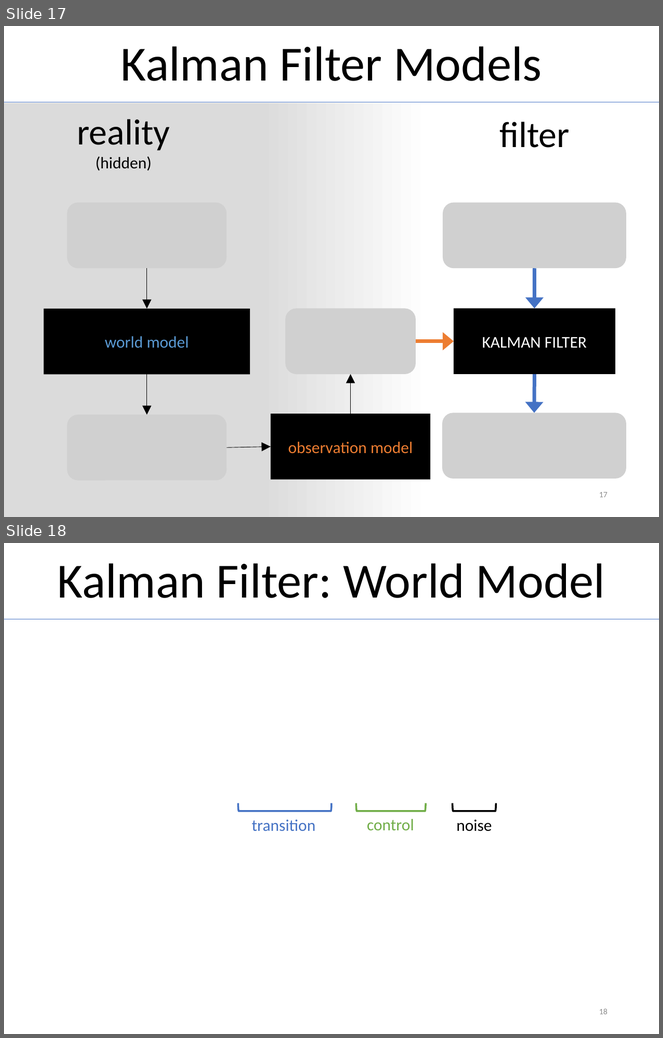
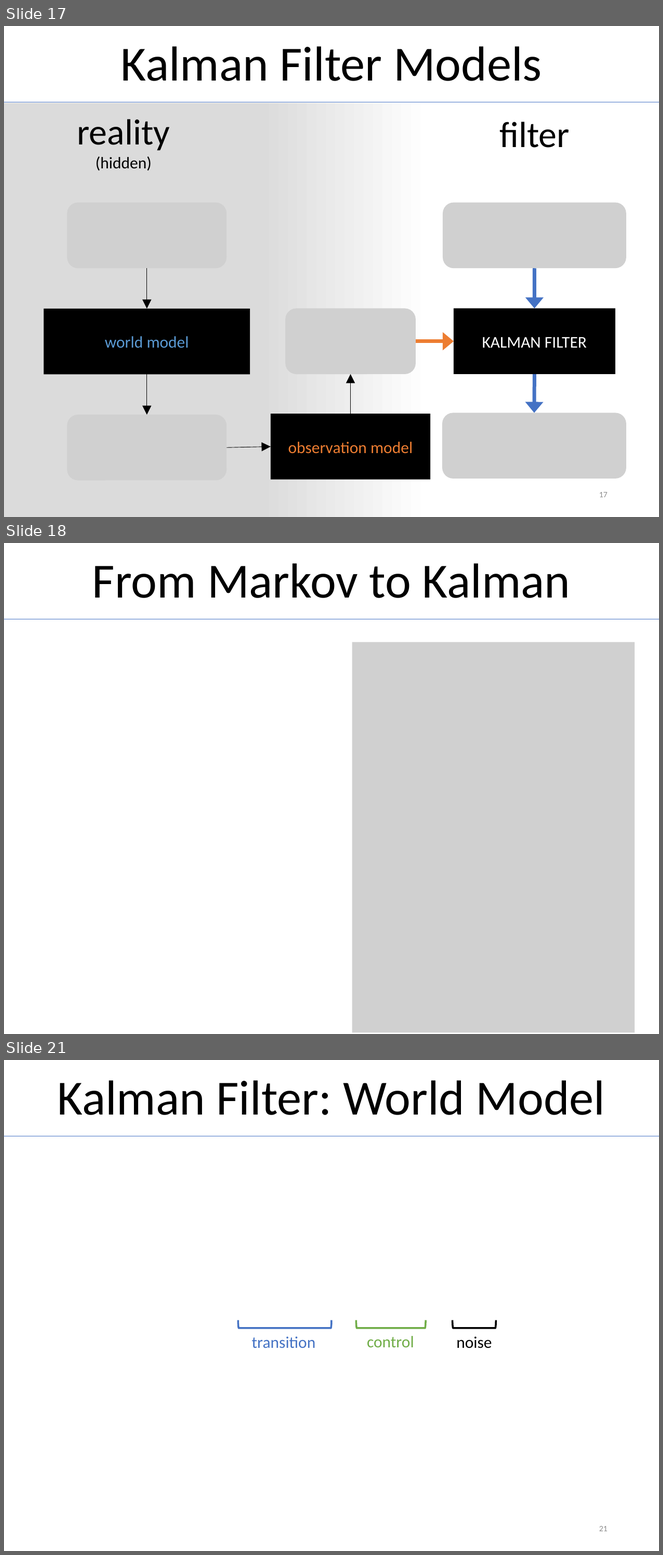
Before and after one commit to MichiHo/flocking, a slide deck: vortrag/ba_seminar_presentation.pptx. Shown one above the other, each under a label of ours: slides 17 and 18 before the commit, slides 17, 18 and 21 after it; the slides between them are not shown. The pictures are 663x1038 and 663x1555 pixels, drawn with LibreOffice and Linux fonts; fonts in the diff are those of the drawing; grey boxes stand for pictures. Boxes give left, top, right and bottom in pixels: in the first picture for what was removed or moved away, otherwise in the second. Text is boxed around its words. In the diff, an @@ line names an element or a change of style, - is before the commit and + after.

```diff
--- a/vortrag/ba_seminar_presentation.pptx
+++ b/vortrag/ba_seminar_presentation.pptx
@@ slide 18 added at <box>4,543,659,1034</box>, background #FFFFFF @@
@@ title added at <box>92,563,571,598</box>, 54 pt, text #000000 @@
+From Markov to Kalman
@@ line added from (4, 619) to (659, 619), #4472C4 0.5 pt @@
@@ picture added at <box>352,642,635,1033</box> @@
@@ what was slide 18 is now slide 21 @@
@@ page number at <box>599,1526,608,1532</box>: text changed @@
-18
+21
```
Also in this commit, not shown: 7 slides changed, 2 other slides added, 1 other file.
